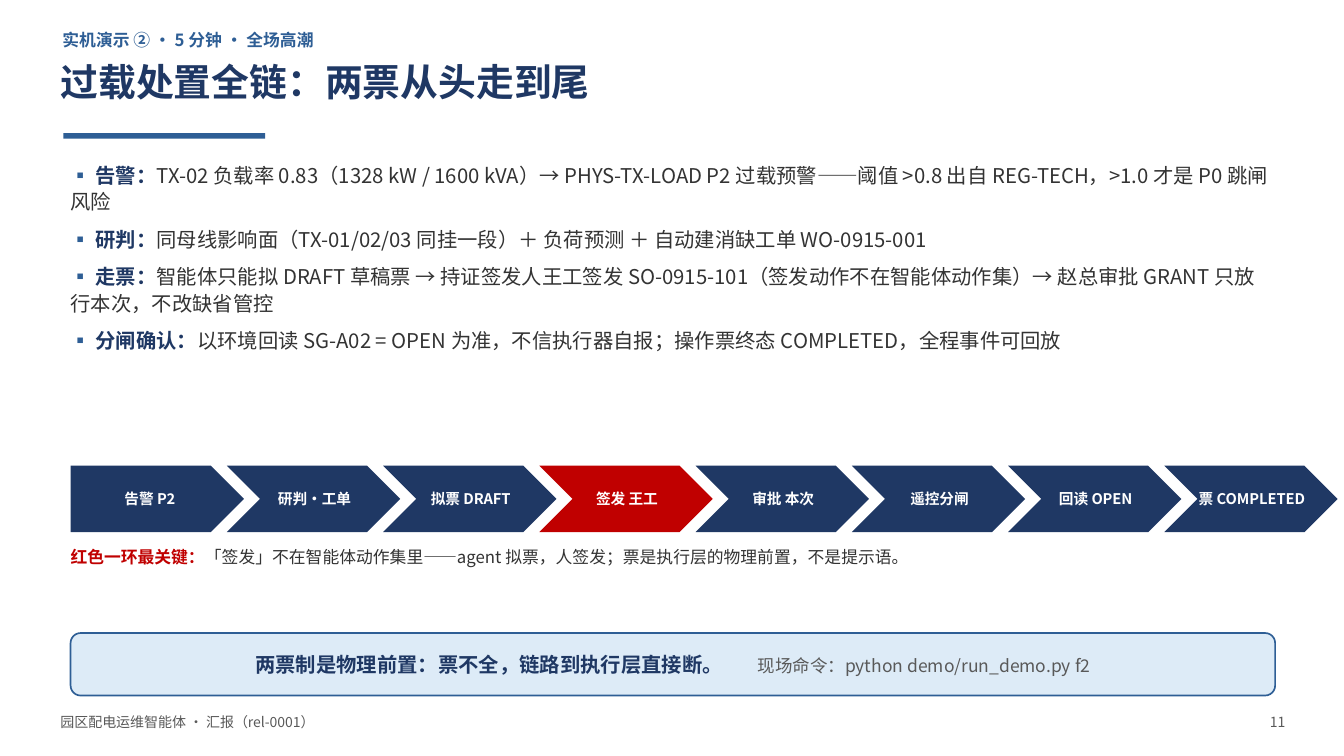
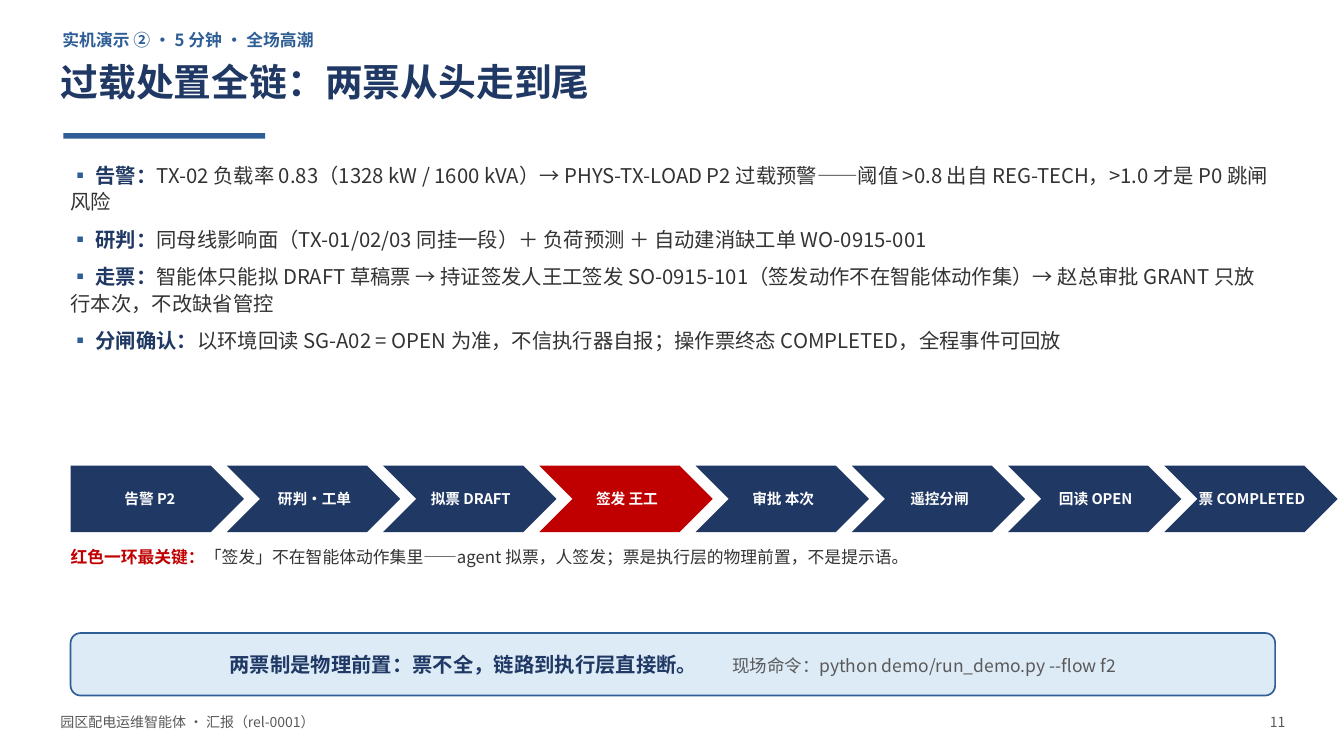
Before and after one commit to feasy898/agentic-factory-projects, a slide deck: slide 11 of peidian-agent/docs/presentation/presentation.pptx. Drawn at 1344x756 pixels with LibreOffice and Linux fonts; fonts in the diff are those of the drawing. Boxes give left, top, right and bottom in pixels: in the first picture for what was removed or moved away, otherwise in the second. Text is boxed around its words. In the diff, an @@ line names an element or a change of style, - is before the commit and + after.

```diff
--- a/peidian-agent/docs/presentation/presentation.pptx
+++ b/peidian-agent/docs/presentation/presentation.pptx
@@ text in rounded rectangle at box(230, 654, 1116, 676): text changed @@
-两票制是物理前置：票不全，链路到执行层直接断。 现场命令：python demo/run_demo.py f2
+两票制是物理前置：票不全，链路到执行层直接断。 现场命令：python demo/run_demo.py --flow f2
```
Also in this commit, not shown: 6 other slides changed, 3 other files.
